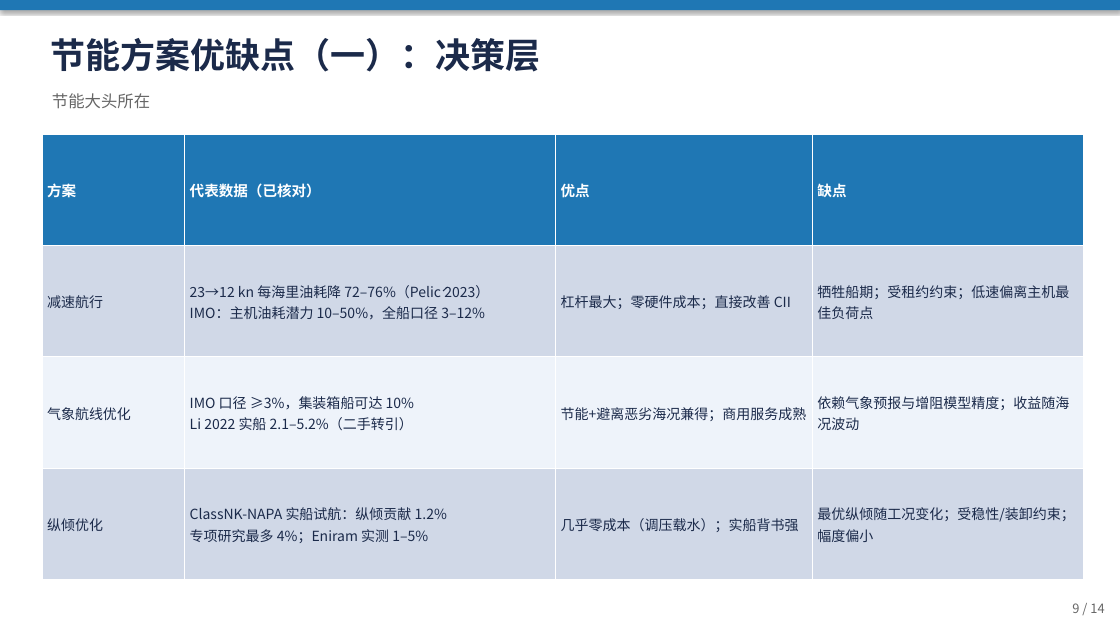
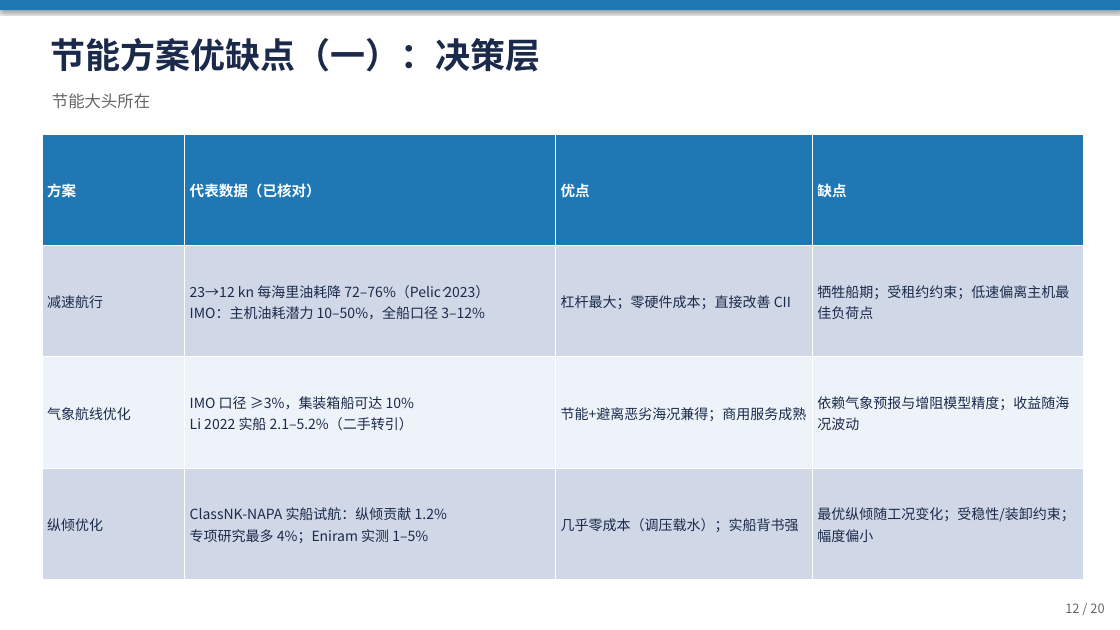
Before and after one commit to jimaka/auto_rudder, a slide deck: slide 12 of docs/ship_energy_research/船舶控制与节能算法调研汇报.pptx (slide 9 before the commit). Drawn at 1120x630 pixels with LibreOffice and Linux fonts; fonts in the diff are those of the drawing. Boxes give left, top, right and bottom in pixels: in the first picture for what was removed or moved away, otherwise in the second. Text is boxed around its words. In the diff, an @@ line names an element or a change of style, - is before the commit and + after.

```diff
--- a/docs/ship_energy_research/船舶控制与节能算法调研汇报.pptx
+++ b/docs/ship_energy_research/船舶控制与节能算法调研汇报.pptx
@@ text at bbox=[1065, 603, 1104, 613]: text changed @@
-9 / 14
+12 / 20
```
Also in this commit, not shown: 11 other slides changed, 6 slides added, 2 other files.
